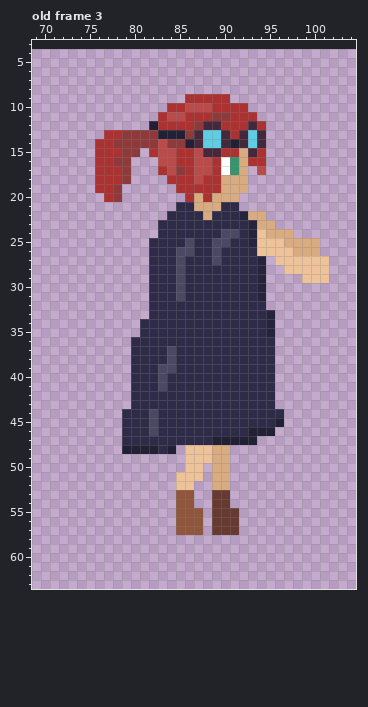
One commit to this pixel-art file: Assets/Visuals/Hero/Heroclimb.aseprite. The first picture shows the starting point.
64x64 pixels, 3 frames. Shown: old frame 3: x 69..104, y 3..63. The old version is drawn lined up with the new one, on the new canvas. The commit also changed other frames, which this record leaves out.
Now the later version:
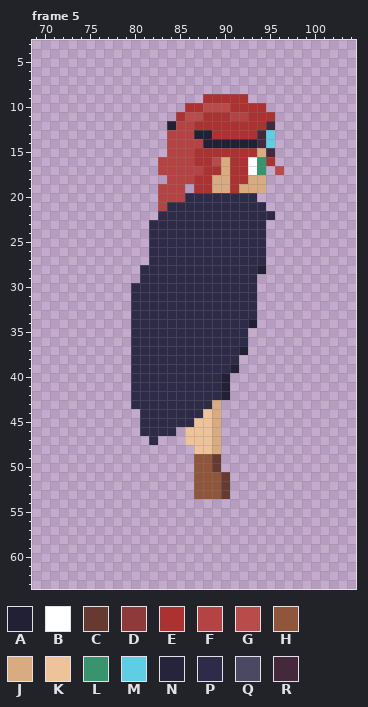
Palette (. is transparent): A #222034  B #ffffff  C #663931  D #8f3a3a  E #ac3232  F #b64343  G #ba4b4b  H #8f563b  J #d8ab81  K #eec39a  L #37946e  M #5fcde4  N #26233d  P #2e2b49  Q #4a4863  R #45283c
A new or re-ordered frame is compared with the old frame closest to it.
Edits made:
canvas 64x64 -> 128x128, the old top-left corner now at 55,4
frames 3 -> 5
Frame 5 is new; against old frame 3:
y 9: x 86..87 EE -> ..; x 91..92 .. -> EE
y 10: x 84..87 EEGG -> ..EE; x 89..90 EE -> GG; x 93..94 .. -> EE
y 11: x 83..87 EGGEE -> ..EGG; x 89..92 DDEE -> EEFF; x 94..95 .. -> EE
y 12: x 82..89 AEEEEDRR -> ..AFFEEE; x 93 R -> E; x 95 . -> R
y 13: x 77..90 EEDDDDAAADRMMR -> .......FFFAAEE; x 92..93 RM -> EE; x 95 . -> M
y 14: x 76..90 EEDDDDDGDDARMMR -> ........FFFFAAA; x 92..93 RM -> AA; x 95 . -> M
y 15: x 76..80 EEEDD -> .....; x 82..89 EGGEEGRR -> ..FFFEEE; x 92..95 JRE. -> EEJR
y 16: x 76..79 EEDD -> ....; x 83..95 GGEEGGEBLJEE. -> FFFFEEGJEEBLE
y 17: x 76..79 EEED -> ....; x 83..88 EGDEGG -> FFFFFE; x 90..94 BLJ.G -> JEEBL; x 96 . -> G
y 18: x 76..79 EEED -> ....; x 84..87 EEEG -> FFFE; x 89 E -> J; x 91..94 JJ.. -> EEJJ
y 19: x 76..78 EED -> ...; x 83..86 ..EE -> FFF.; x 89 E -> J; x 91 J -> E; x 93..94 .. -> JJ
y 20: x 77..78 ED -> ..; x 83..93 ...EJEJJJ.. -> FFFPPPPPPPP
y 21: x 83..84 .. -> FP; x 87..89 JJJ -> PPP; x 92..94 ... -> PPP
y 22: x 83 . -> P; x 88 J -> P; x 92..95 NJJ. -> PPPP
y 23: x 82 . -> P; x 93..95 NJJ -> PP.
y 24: x 82 . -> P; x 90..91 QQ -> PP; x 93..97 NKJJJ -> PP...
y 25: x 86 Q -> P; x 89..90 QQ -> PP; x 93..100 NKKKJJJJ -> PP......
y 26: x 85..86 QQ -> PP; x 89 Q -> P; x 94..100 KKKKJJJ -> P......
y 27: x 85 Q -> P; x 89 Q -> P; x 94 N -> P; x 96..101 KKKKKK -> ......
y 28: x 81 . -> P; x 85 Q -> P; x 94 N -> A; x 97..101 KKKKK -> .....
y 29: x 81 . -> P; x 85 Q -> P; x 94 N -> .; x 99..101 KKK -> ...
y 30..31: x 80..81 .. -> PP; x 85 Q -> P; x 94 N -> .
y 32: x 80..81 .. -> PP; x 94 P -> .
y 33: x 80..81 .. -> PP; x 94..95 PN -> ..
y 34: x 80 . -> P; x 93..95 PPN -> A..
y 35: x 80 . -> P; x 93..95 PPN -> ...
y 36: x 93..95 PPP -> ...
y 37: x 84 Q -> P; x 92..95 PPPP -> A...
y 38: x 84 Q -> P; x 92..95 PPPP -> ....
y 39: x 83..84 QQ -> PP; x 91..95 PPPPP -> A....
y 40..41: x 83 Q -> P; x 90..95 PPPPPP -> A.....
y 42: x 90..95 PPPPPP -> A.....
y 43: x 89..95 PPPPPPP -> J......
y 44: x 79..80 PP -> ..; x 82 Q -> P; x 88..96 PPPPPPPPP -> KJ.......
y 45: x 79..80 PP -> ..; x 82 Q -> P; x 87..96 PPPPPPPPPA -> KKJ.......
y 46: x 79..80 PP -> ..; x 82 Q -> P; x 85..95 PPPPPPPPAAA -> .KKKJ......
y 47: x 79..81 PPP -> ...; x 83..93 PPPPPPAAAAA -> ...KKKJ....
y 48: x 79..84 AAAAPA -> ......; x 86 K -> .; x 90 J -> .
y 49: x 86..90 KKKJJ -> .HHC.
y 50: x 86..90 KK.JJ -> .HHC.
y 51: x 85..90 KKK.JJ -> ..HHHC
y 52: x 85..90 KK..JJ -> ..HHHC
y 53: x 85..89 HH..C -> ..HHH
y 54: x 85..86 HH -> ..; x 89..90 CC -> ..
y 55..57: x 85..87 HHH -> ...; x 89..91 CCC -> ...
Boxes around the changes in both pictures, in picture pixels (x1, y1, x2, y2):
changed: (95, 94, 329, 535)
